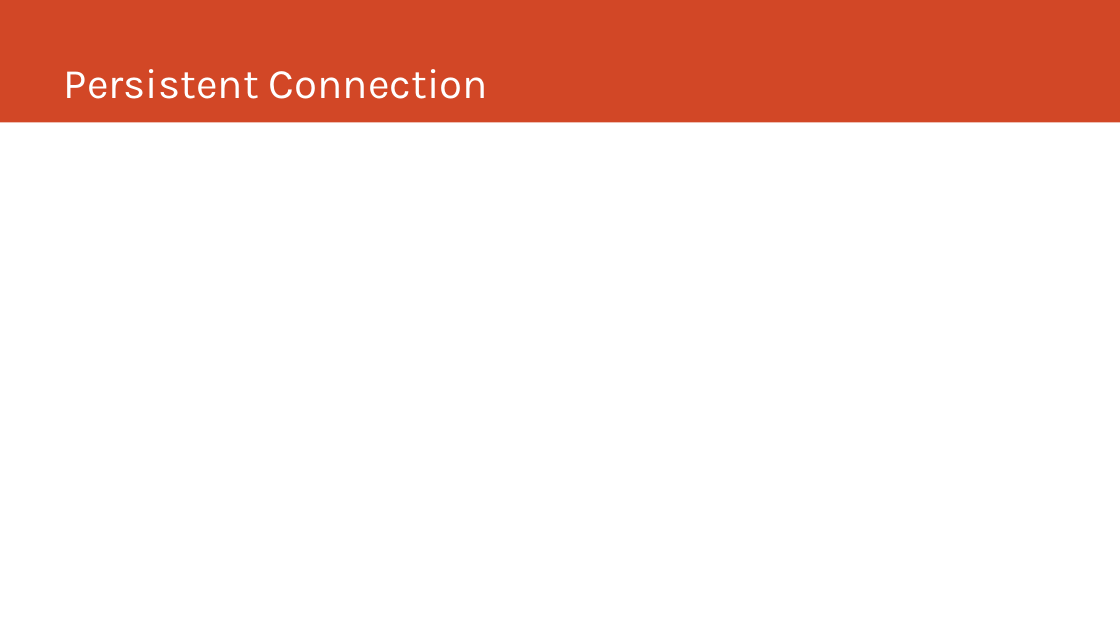
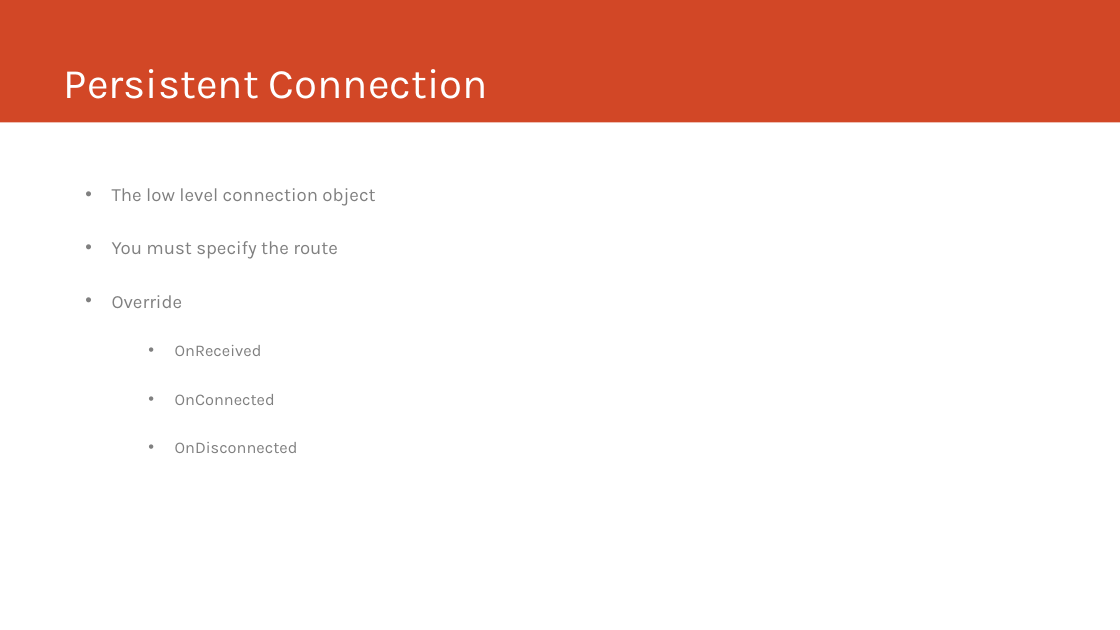
Before and after one commit to PeteGoo/Presentations.SignalR, a slide deck: slide 12 of SignalR.pptx (slide 13 before the commit). Drawn at 1120x630 pixels with LibreOffice and Linux fonts; fonts in the diff are those of the drawing. Boxes give left, top, right and bottom in pixels: in the first picture for what was removed or moved away, otherwise in the second. Text is boxed around its words. In the diff, an @@ line names an element or a change of style, - is before the commit and + after.

```diff
--- a/SignalR.pptx
+++ b/SignalR.pptx
@@ text added at (112,188,375,453), 16 pt, text #808080 @@
+• The low level connection object
+• You must specify the route
+• Override
+  • OnReceived
+  • OnConnected
+  • OnDisconnected
```
Also in this commit, not shown: 2 slides added, 1 slide removed, 3 other files.
